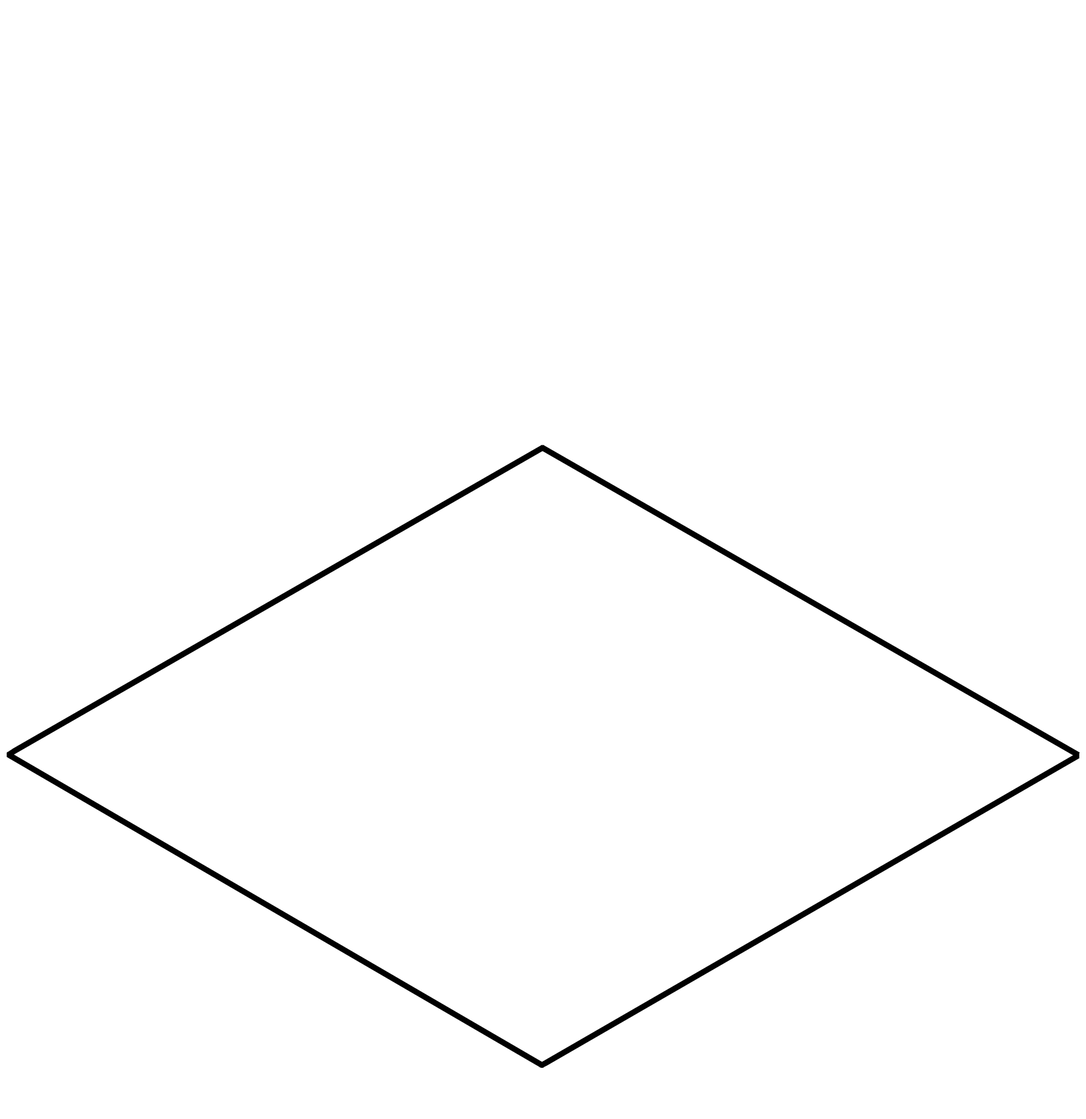
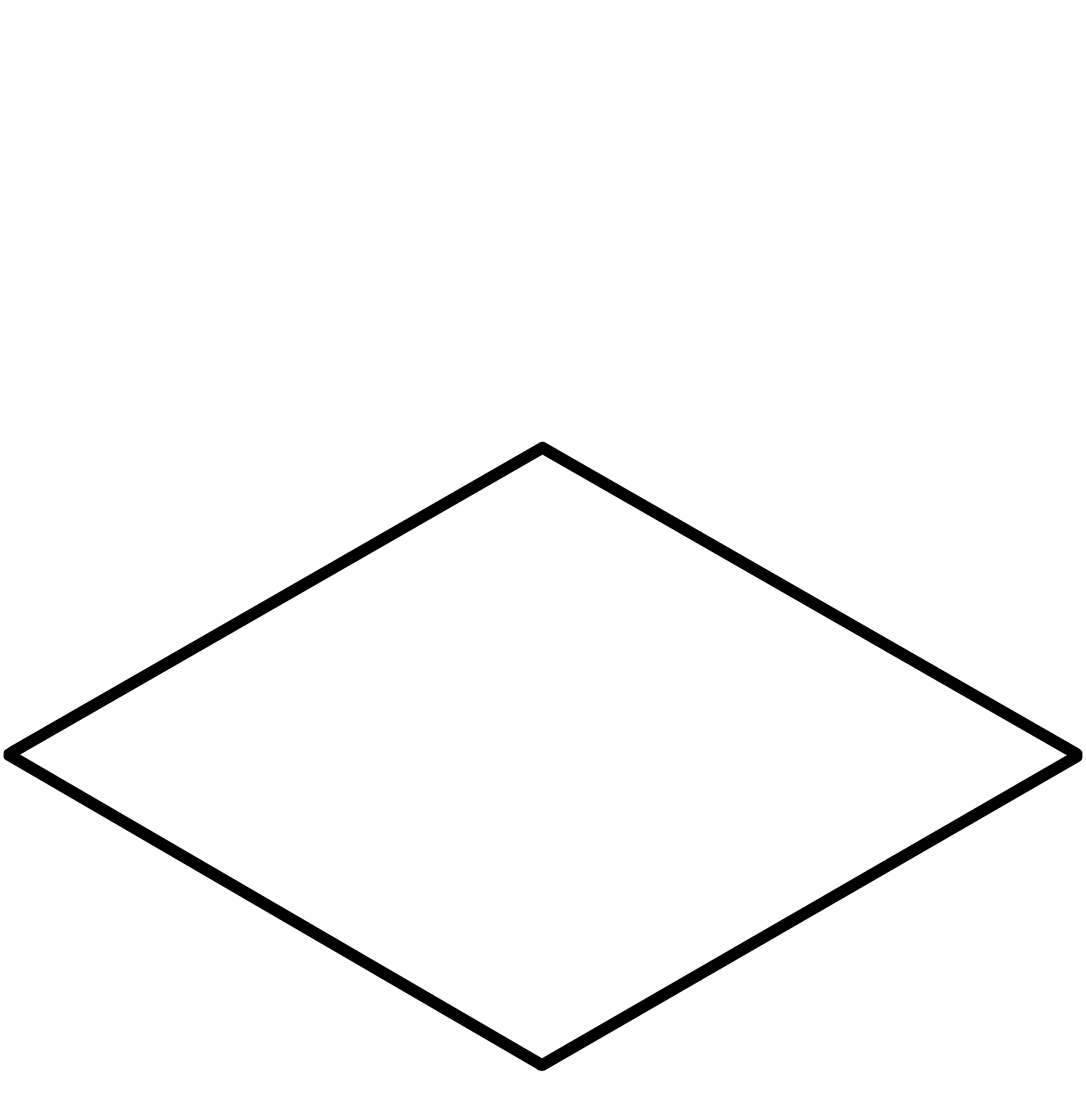
Layers edited between the first and the second 1086x1119 image:
painted on "Shape 6" over [1076, 750, 1080, 760]
